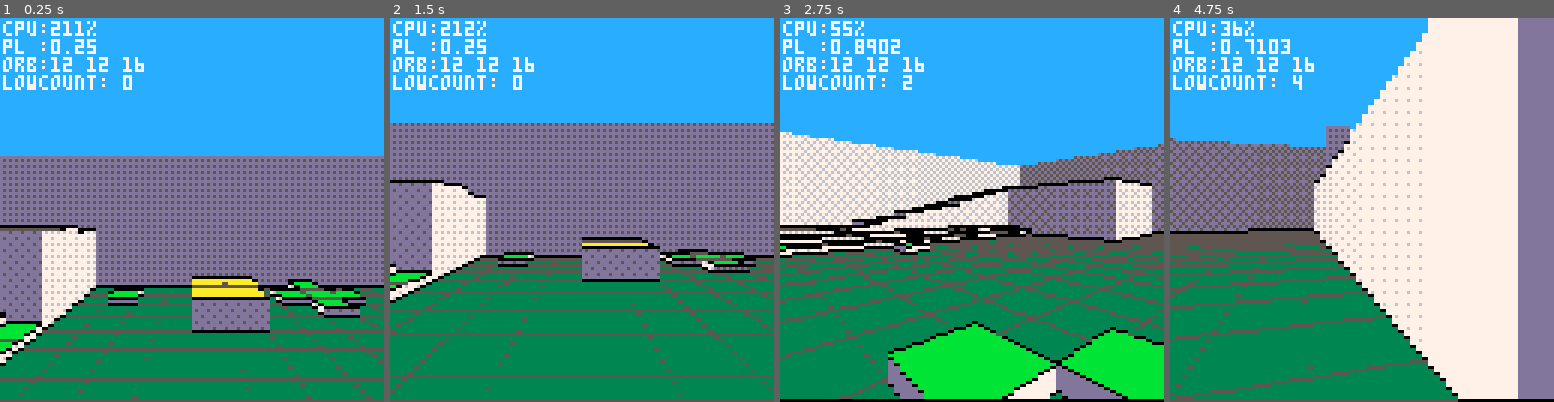
Above: before the commit, frames 1-4 (left to right).
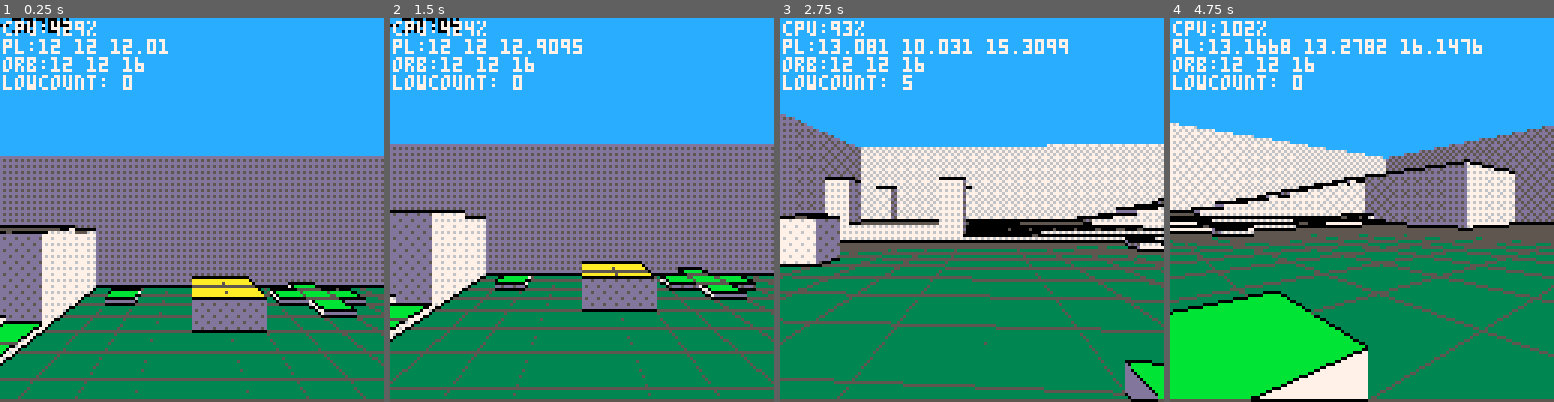
Above: after the commit, the same moments.

Repository: paloblanco/sallyneptune
Game: PICO-8 cartridge cast.p8
Same seed, same stepped clock (60 frames per second), same inputs: the game is played once before the commit and once after it.
Inputs:
- Up to frame 1 (0.25 s): no input
- Up to frame 2 (1.5 s): tap X (X key) at 0.33, 1.07 s; tap O (Z key) at 0.7 s
- Up to frame 3 (2.75 s): hold Right 1.6-2.1 s; tap O (Z key) at 1.7, 2.1, 2.5 s; tap X (X key) at 1.85 s; hold Up 2.15-2.42 s; hold Right from 2.47 s (still down)
- Up to frame 4 (4.75 s): tap O (Z key) every 0.4 s from 2.9 to 4.5 s; tap X (X key) at 2.97, 4.08 s; release Right at 3.03 s; hold Left 3.08-3.58 s; hold Down 3.63-3.97 s; hold Right 4.02-4.68 s; hold Up from 4.73 s (still down)

The runs differ from the first frame. In frame 1, 4.4% of the frame differs, in the area x 0-100%, y 0-100%; in frame 2, 24%; in frame 3, 40%; in frame 4, 69%.

Commit message:
distance drawing bug finished, some walls not blocking.

Diff:
--- a/actor.lua
+++ b/actor.lua
@@ -82,6 +82,7 @@
 function actor:draw_best(x,y,z,dir)
     -- draw sprite slice by slice according to geometry
     -- slowest option
+    pblock=true
     dist, sx0, sy0, hw = self:draw_prep(x,y,z,dir)
     if (dist == nil) return
     local sy1 = sy0+hw
@@ -89,23 +90,32 @@
     --start checking
     for sxx=sx0,sx0+hw,resolution do
         local syblock=sy1
-        local slice = deptharray[sx0 - (sx0)%resolution]
-        local pxx=8*(sxx-sx0)/hw
+        local slice = deptharray[sxx - (sxx)%resolution]
+        local pxx=8*(sxx-sx0)\hw
         if slice != nil then
             local i = #slice
             while i >=1 do
                 if dist > slice[i][1] then
-                    syblock = slice[i][2]
-                    i = 1
+                    if syblock > slice[i][2] then
+                        syblock = slice[i][2]
+                    end
+                    i = 0
+                else
+                    i = i-1
                 end
-                i = i-1
             end
         end
         if syblock > sy0 then
             local pyy = 8*(syblock-sy0)/hw
-            sspr(self.sp%16 +pxx,8*(self.sp\16),8*resolution/hw,pyy,sxx,sy0,resolution,syblock-sy0)
+            local spx = self.sp%16 +pxx
+            local spy = 8*(self.sp\16)
+            local pxx = 8*resolution/hw
+            pxx = max(pxx,1)
+            sspr(spx,spy,pxx,pyy,sxx,sy0,resolution,syblock-sy0)
+        elseif pblock then
+            print(syblock)
+            pblock=false
         end
-
     end
     fillp()
 end
--- a/main.lua
+++ b/main.lua
@@ -214,7 +214,8 @@
 
 	cursor(0,0) color(7)
 	print("cpu:"..flr(stat(1)*100).."%",1,1)
-	print("pl :"..pl.d)
+	-- print("pl :"..pl.d)
+	print("pl:"..pl.x.." "..pl.y.." "..pl.z)
 	print("orb:"..orb.x.." "..orb.y.." "..orb.z)
 	print("lowcount: "..lowcount)
 
--- a/util.lua
+++ b/util.lua
@@ -7,7 +7,7 @@
 fov = 0.2 -- 0.2 = 72 degrees
 unit= abs(64/tan(fov*.5)) -- how big one block is
 horizon = 64
-resolution = 2
+resolution = 1
 viewheight = 128
 viewcenter = 64--viewheight/2
 
